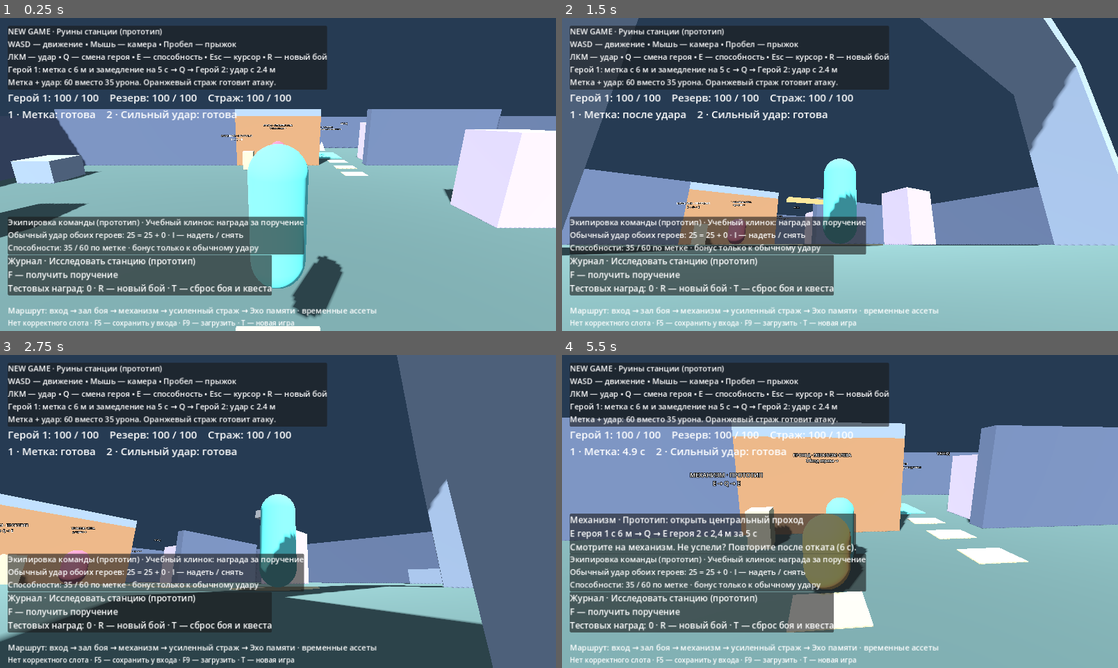
Above: before the commit, frames 1-4 (two rows, left to right).
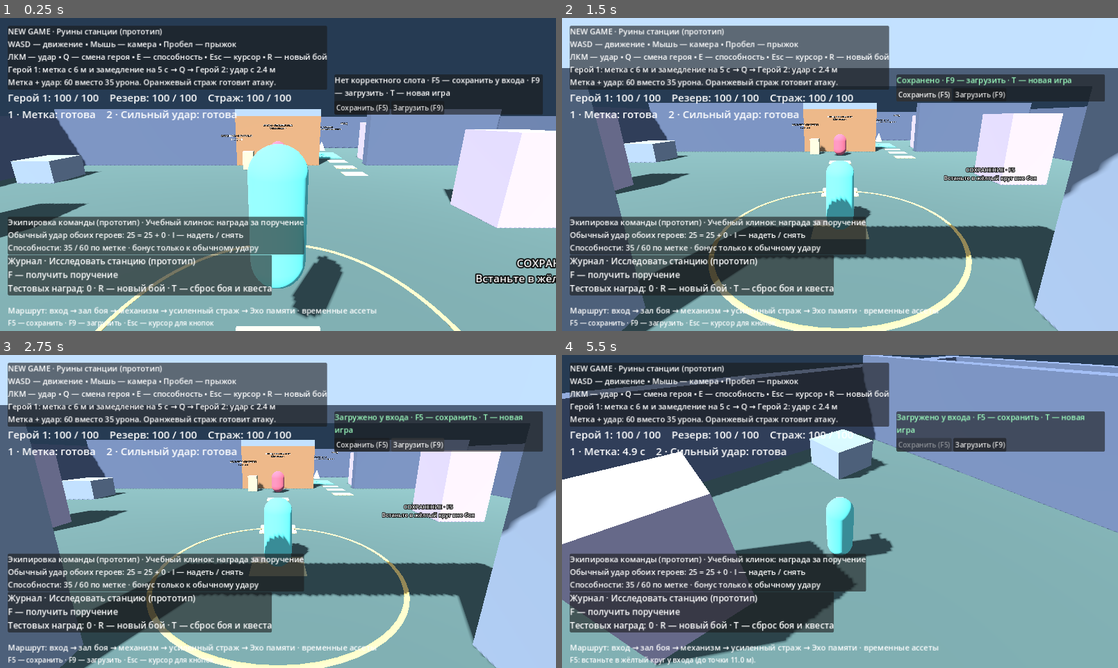
Above: after the commit, the same moments.

Repository: Yola1147/New-game
Game: Godot game, scene res://scenes/main.tscn
The game is run twice, just before and just after one commit, with the same random seed, the same clock (stepped at 60 frames per second) and the same inputs.
Inputs (mouse positions are in pixels of both pictures, inside the frame that each line leads up to):
- Up to frame 1 (0.25 s): no input
- Up to frame 2 (1.5 s): click (923, 108) at 0.5 s, where only the run after the commit has a clickable "Сохранить (F5)"; click (923, 96) at 1.25 s, where only the run after the commit has a clickable "Сохранить (F5)"
- Up to frame 3 (2.75 s): click (417, 433) at 2 s, where only the run after the commit has a clickable "Загрузить (F9)"
- Up to frame 4 (5.5 s): click (979, 445) at 2.75 s, where only the run after the commit has a clickable "Загрузить (F9)"; tap Enter (dialogue_next) at 3.5 s; move the mouse to (867, 511) at 3.52 s; press the mouse at (867, 511) at 3.53 s; hold W (move_forward) from 3.53 s (still down); tap Space (jump) at 3.77, 4.52 s; move the mouse to (812, 511) at 4.27 s; release the mouse at (812, 511) at 4.28 s; tap E (ability) at 4.35 s; click (812, 511) at 4.55 s; move the mouse to (851, 505) at 5.02 s; press the mouse at (851, 505) at 5.03 s

The runs differ from the first frame. In frame 1, 6.4% of the frame differs, in the area x 1-100%, y 18-100%; in frame 2, 72%; in frame 3, 82%, in the area x 0-100%, y 0-100%; in frame 4, 56%.

Commit message:
Expose checkpoint save availability and add visible save controls

Diff:
--- a/scripts/main.gd
+++ b/scripts/main.gd
@@ -9,6 +9,10 @@
 var persistence_enabled := not "--script" in OS.get_cmdline_args()
 var save_path := SaveGame.PATH
 var save_status: Label
+var save_hint: Label
+var save_button: Button
+const CHECKPOINT := Vector3(0, 0, 8)
+const CHECKPOINT_RADIUS := 3.0
 const STATION_POINT := Vector3(4, 0, -10)
 var puzzle: Node3D
 var quest := Quest.new()
@@ -109,9 +113,32 @@
 	quest.changed.connect(update_journal)
 	update_status()
 	save_status = Label.new()
-	save_status.position = Vector2(18, 690)
-	save_status.add_theme_font_size_override("font_size", 16)
-	hud.add_child(save_status)
+	var save_panel := PanelContainer.new()
+	save_panel.position = Vector2(770, 130)
+	save_panel.custom_minimum_size.x = 480
+	hud.add_child(save_panel)
+	var save_column := VBoxContainer.new()
+	save_panel.add_child(save_column)
+	save_status.custom_minimum_size.x = 480
+	save_status.autowrap_mode = TextServer.AUTOWRAP_WORD_SMART
+	save_status.add_theme_font_size_override("font_size", 18)
+	save_column.add_child(save_status)
+	var save_buttons := HBoxContainer.new()
+	save_column.add_child(save_buttons)
+	save_button = Button.new()
+	save_button.text = "Сохранить (F5)"
+	save_button.focus_mode = Control.FOCUS_NONE
+	save_button.pressed.connect(save_checkpoint)
+	save_buttons.add_child(save_button)
+	var load_button := Button.new()
+	load_button.text = "Загрузить (F9)"
+	load_button.focus_mode = Control.FOCUS_NONE
+	load_button.pressed.connect(load_checkpoint)
+	save_buttons.add_child(load_button)
+	save_hint = Label.new()
+	save_hint.position = Vector2(18, 690)
+	save_hint.add_theme_font_size_override("font_size", 16)
+	hud.add_child(save_hint)
 	save_status.text = "F5 — сохранить у входа · F9 — загрузить · T — новая игра (удалить слот)"
 	if persistence_enabled:
 		load_checkpoint()
@@ -140,8 +167,8 @@
 		return
 	if event.is_echo():
 		return
-	if event is InputEventKey and event.pressed and event.physical_keycode in [KEY_F5, KEY_F9]:
-		if event.physical_keycode == KEY_F5:
+	if event is InputEventKey and event.pressed and (event.physical_keycode in [KEY_F5, KEY_F9] or event.keycode in [KEY_F5, KEY_F9]):
+		if event.physical_keycode == KEY_F5 or event.keycode == KEY_F5:
 			save_checkpoint()
 		else:
 			load_checkpoint()
@@ -229,6 +256,10 @@
 			echo_status.text = ""
 	advance_prologue()
 	update_status()
+	if is_instance_valid(save_hint):
+		var reason := checkpoint_block_reason()
+		save_hint.text = "F5 — сохранить · F9 — загрузить · Esc — курсор для кнопок" if reason.is_empty() else "F5: " + reason
+		save_button.disabled = not reason.is_empty()
 
 func update_journal() -> void:
 	# Completion grants one item; repeated journal updates preserve the chosen state.
@@ -263,17 +294,30 @@
 		"final_guard": route_cleared(), "owned": player.blade_owned,
 		"equipped": player.blade_equipped}
 
-func save_checkpoint() -> bool:
-	if dialogue.active or player.health <= 0 or player.attack_time > 0 or player.global_position.distance_to(Vector3(0, 0, 8)) > 3:
-		save_status.text = "Сохранение: вернитесь живым героем ко входу (0, 8), вне атаки."
-		return false
+func checkpoint_block_reason() -> String:
+	if dialogue.active:
+		return "закройте диалог перед сохранением."
+	if player.health <= 0:
+		return "выберите живого героя (Q)."
+	if player.attack_time > 0:
+		return "дождитесь окончания удара."
+	if player.global_position.distance_to(CHECKPOINT) > CHECKPOINT_RADIUS:
+		return "встаньте в жёлтый круг у входа (до точки %.1f м)." % player.global_position.distance_to(CHECKPOINT)
 	# A pursuing guard must not turn the entrance into a combat save point.
 	for guard in get_tree().get_nodes_in_group("enemies"):
 		if guard.health > 0 and guard.global_position.distance_to(player.global_position) < 11.5:
-			save_status.text = "Сохранение недоступно: рядом страж. R возвращает бой к началу."
-			return false
+			return "рядом страж — завершите бой или отойдите от него."
+	return ""
+
+func save_checkpoint() -> bool:
+	var reason := checkpoint_block_reason()
+	if not reason.is_empty():
+		save_status.text = "НЕ СОХРАНЕНО: " + reason
+		save_status.modulate = Color("ffd479")
+		return false
 	var saved := SaveGame.write_slot(checkpoint_data(), save_path)
 	save_status.text = "Сохранено · F9 — загрузить · T — новая игра" if saved else "Ошибка записи: прежний слот сохранён."
+	save_status.modulate = Color("9dffc0") if saved else Color("ffd479")
 	return saved
 
 func load_checkpoint() -> bool:
@@ -309,6 +353,7 @@
 	advance_prologue()
 	update_journal()
 	save_status.text = "Загружено у входа · F5 — сохранить · T — новая игра"
+	save_status.modulate = Color("9dffc0")
 	return true
 
 func ability_status(index: int) -> String:
--- a/scripts/station.gd
+++ b/scripts/station.gd
@@ -12,6 +12,19 @@
 	for x in [-3.5, 3.5]:
 		world.block(Vector3(x, 1.8, 11), Vector3(1, 3.6, 1), Color("8997a8"))
 	world.block(Vector3(0, 3.5, 11), Vector3(8, 0.6, 1), Color("8997a8"))
+	# Technical checkpoint marker only; no collision or new world mechanic.
+	var checkpoint_ring := MeshInstance3D.new()
+	var ring := TorusMesh.new()
+	ring.inner_radius = world.CHECKPOINT_RADIUS - 0.1
+	ring.outer_radius = world.CHECKPOINT_RADIUS
+	checkpoint_ring.scale.y = 0.3
+	checkpoint_ring.mesh = ring
+	checkpoint_ring.position = world.CHECKPOINT + Vector3(0, 0.06, 0)
+	var checkpoint_material := StandardMaterial3D.new()
+	checkpoint_material.albedo_color = Color("ffd479")
+	checkpoint_ring.material_override = checkpoint_material
+	world.add_child(checkpoint_ring)
+	signpost(world, Vector3(3.7, 1.5, 8), "СОХРАНЕНИЕ · F5\nВстаньте в жёлтый круг вне боя")
 	# Broken supports in the combat hall, with space to circle them.
 	for point in [Vector3(8, 1.5, -8), Vector3(8, 1.5, 3), Vector3(-10, 1.5, 5)]:
 		world.block(point, Vector3(2, 3, 2), Color("b3a5bd"))
--- a/tests/save_load.gd
+++ b/tests/save_load.gd
@@ -36,6 +36,44 @@
 	world.player.reserve_health = 41
 	key(KEY_F5)
 	check(not Store.read_slot(SLOT).is_empty(), "F5 saves at entrance")
+	world.player.position = Vector3(0, 0, 11.2)
+	check(not world.save_checkpoint() and world.save_status.text.begins_with("НЕ СОХРАНЕНО:"), "Entrance arch outside checkpoint gives explicit rejection")
+	check("жёлтый круг" in world.save_status.text and Store.read_slot(SLOT).hp == 72, "Rejected entrance save points to marked zone and preserves slot")
+	await process_frame
+	await process_frame
+	check(world.save_button.disabled and "жёлтый круг" in world.save_hint.text, "Readiness hint explains unavailable save before pressing F5")
+	world.player.position = Vector3(0, 0, 8)
+	world.player.health = 71
+	var logical_key := InputEventKey.new()
+	logical_key.keycode = KEY_F5
+	logical_key.pressed = true
+	Input.parse_input_event(logical_key)
+	Input.flush_buffered_events()
+	logical_key = logical_key.duplicate()
+	logical_key.pressed = false
+	Input.parse_input_event(logical_key)
+	Input.flush_buffered_events()
+	check(Store.read_slot(SLOT).hp == 71 and world.save_status.text.begins_with("Сохранено"), "Logical F5 without physical code saves and visibly confirms")
+	world.player.health = 72
+	await process_frame
+	await process_frame
+	check(not world.save_button.disabled, "Save button enables inside marked checkpoint")
+	if DisplayServer.get_name() == "headless":
+		world.save_button.pressed.emit()
+	else:
+		Input.mouse_mode = Input.MOUSE_MODE_VISIBLE
+		var click := InputEventMouseButton.new()
+		click.position = world.save_button.get_global_rect().get_center()
+		click.button_index = MOUSE_BUTTON_LEFT
+		click.pressed = true
+		Input.parse_input_event(click)
+		Input.flush_buffered_events()
+		click = click.duplicate()
+		click.pressed = false
+		Input.parse_input_event(click)
+		Input.flush_buffered_events()
+		check(player_input_idle(world), "Save button click must not capture cursor or start combat")
+	check(Store.read_slot(SLOT).hp == 72, "Save button callback persists the current state")
 	world.player.position = world.STATION_POINT
 	check(not world.save_checkpoint(), "Cannot save outside checkpoint")
 	check(Store.read_slot(SLOT).hp == 72, "Rejected save preserves previous slot")
@@ -115,3 +153,6 @@
 		root.get_texture().get_image().save_png("res://.tools/issue14-checkpoint.png")
 	print("SAVE LOAD RESULT: ", failures, " failures")
 	quit(1 if failures else 0)
+
+func player_input_idle(world: Node3D) -> bool:
+	return world.player.attack_time == 0 and Input.mouse_mode == Input.MOUSE_MODE_VISIBLE
Not shown, changed: PLAYTEST.md
Not shown, changed: ROADMAP.md
Not shown, changed: Verify-WindowsBuild.ps1
